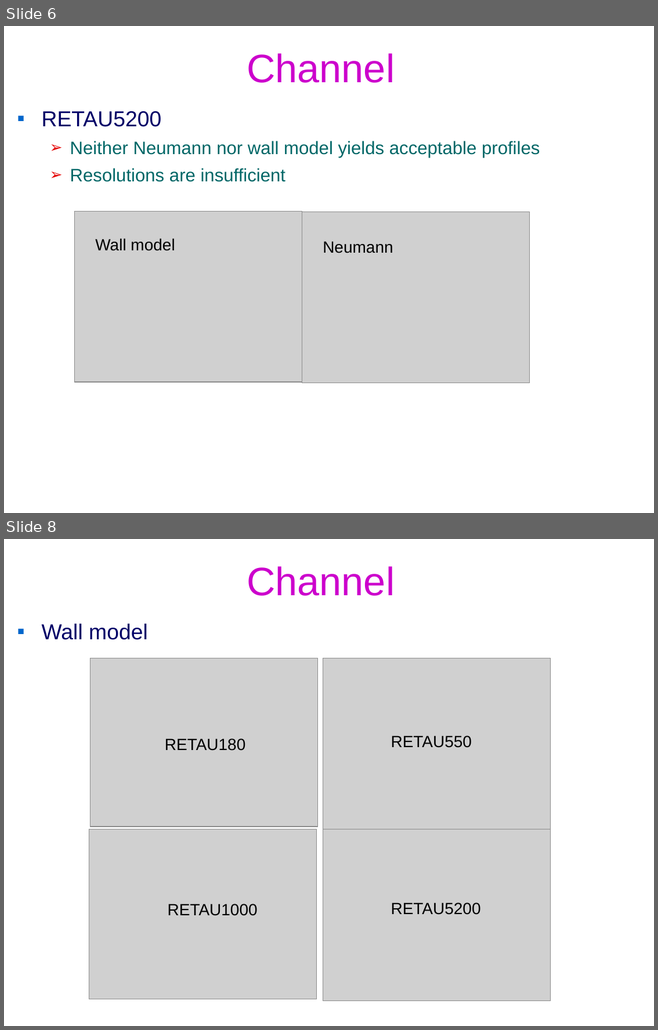
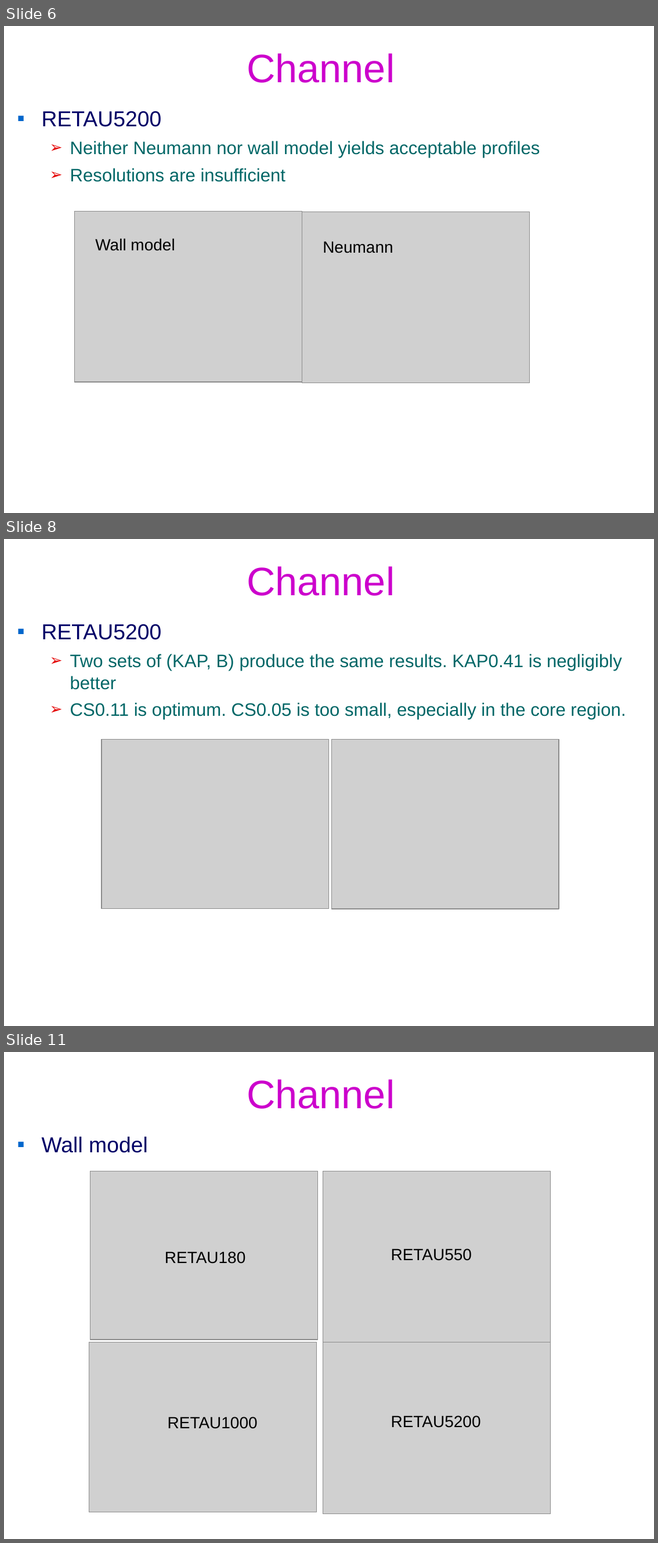
Before and after one commit to federicoVerolini/CaLES, a slide deck: docs/vv.pptx. Shown one above the other, each under a label of ours: slides 6 and 8 before the commit, slides 6, 8 and 11 after it; the slides between them are not shown. The pictures are 658x1030 and 658x1543 pixels, drawn with LibreOffice and Linux fonts; fonts in the diff are those of the drawing; grey boxes stand for pictures; background and template pictures are left out. Boxes give left, top, right and bottom in pixels: in the first picture for what was removed or moved away, otherwise in the second. Text is boxed around its words. In the diff, an @@ line names an element or a change of style, - is before the commit and + after.

```diff
--- a/docs/vv.pptx
+++ b/docs/vv.pptx
@@ slide 8 added at <box>4,539,654,1026</box>, background #FFFFFF @@
@@ title added at <box>246,566,394,596</box>, 44 pt, text #CC00CC @@
+Channel
@@ text added at <box>42,624,625,720</box>, 20 pt, text #006666 @@
+▪ RETAU5200
+  ➢ Two sets of (KAP, B) produce the same results. KAP0.41 is negligibly better
+  ➢ CS0.11 is optimum. CS0.05 is too small, especially in the core region.
@@ picture added at <box>101,739,329,908</box> @@
@@ picture added at <box>331,739,558,908</box> @@
@@ what was slide 8 is now slide 11 @@
```
Also in this commit, not shown: 1 slide changed, 2 other slides added, 4 other files.
